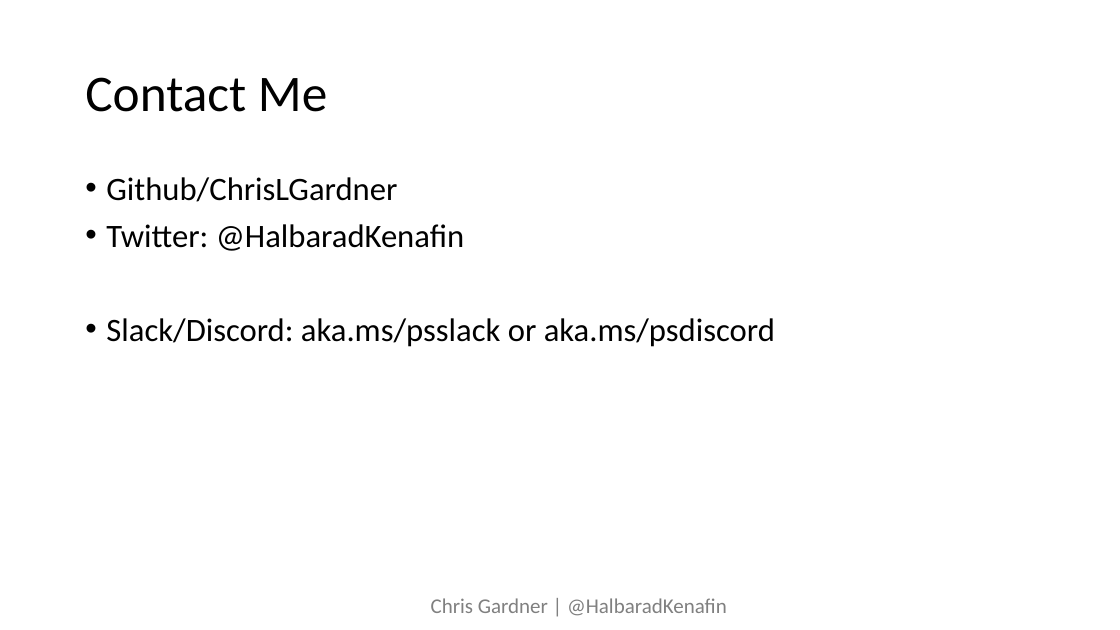
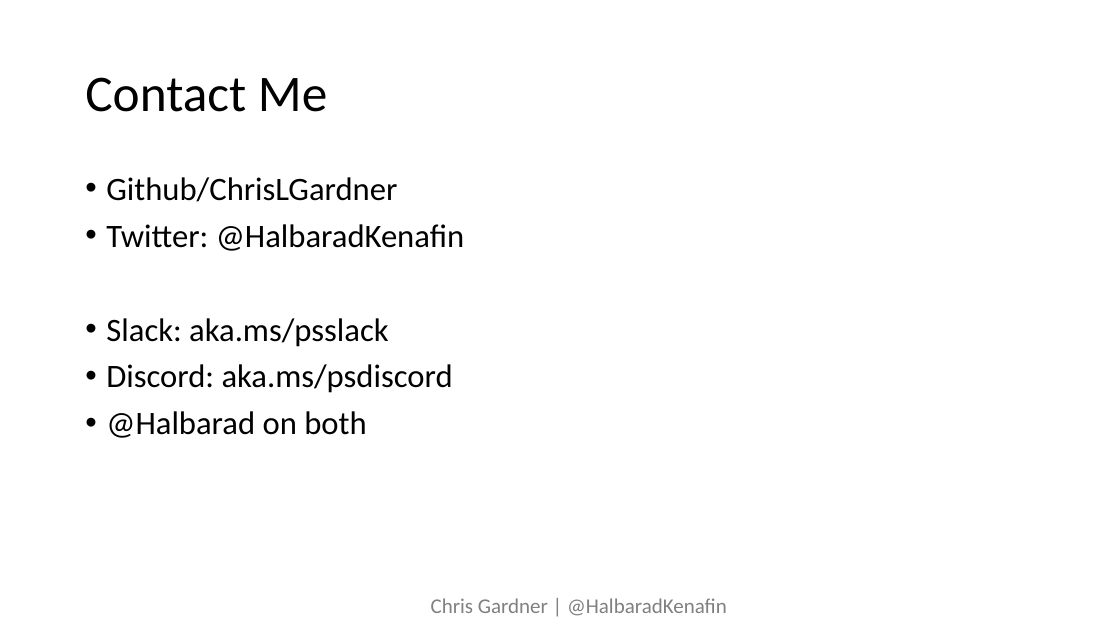
Before and after one commit to ChrisLGardner/presentations, a slide deck: slide 12 of lean-on-me/Lean on me.pptx (slide 13 before the commit). Drawn at 1120x630 pixels with LibreOffice and Linux fonts; fonts in the diff are those of the drawing. Boxes give left, top, right and bottom in pixels: in the first picture for what was removed or moved away, otherwise in the second. Text is boxed around its words. In the diff, an @@ line names an element or a change of style, - is before the commit and + after.

```diff
--- a/lean-on-me/Lean on me.pptx
+++ b/lean-on-me/Lean on me.pptx
@@ text at (106,318,453,438): text changed @@
-• Slack/Discord: aka.ms/psslack or aka.ms/psdiscord
+• Slack: aka.ms/psslack
+• Discord: aka.ms/psdiscord
+• @Halbarad on both
```
Also in this commit, not shown: 4 other slides changed, 1 slide removed.
